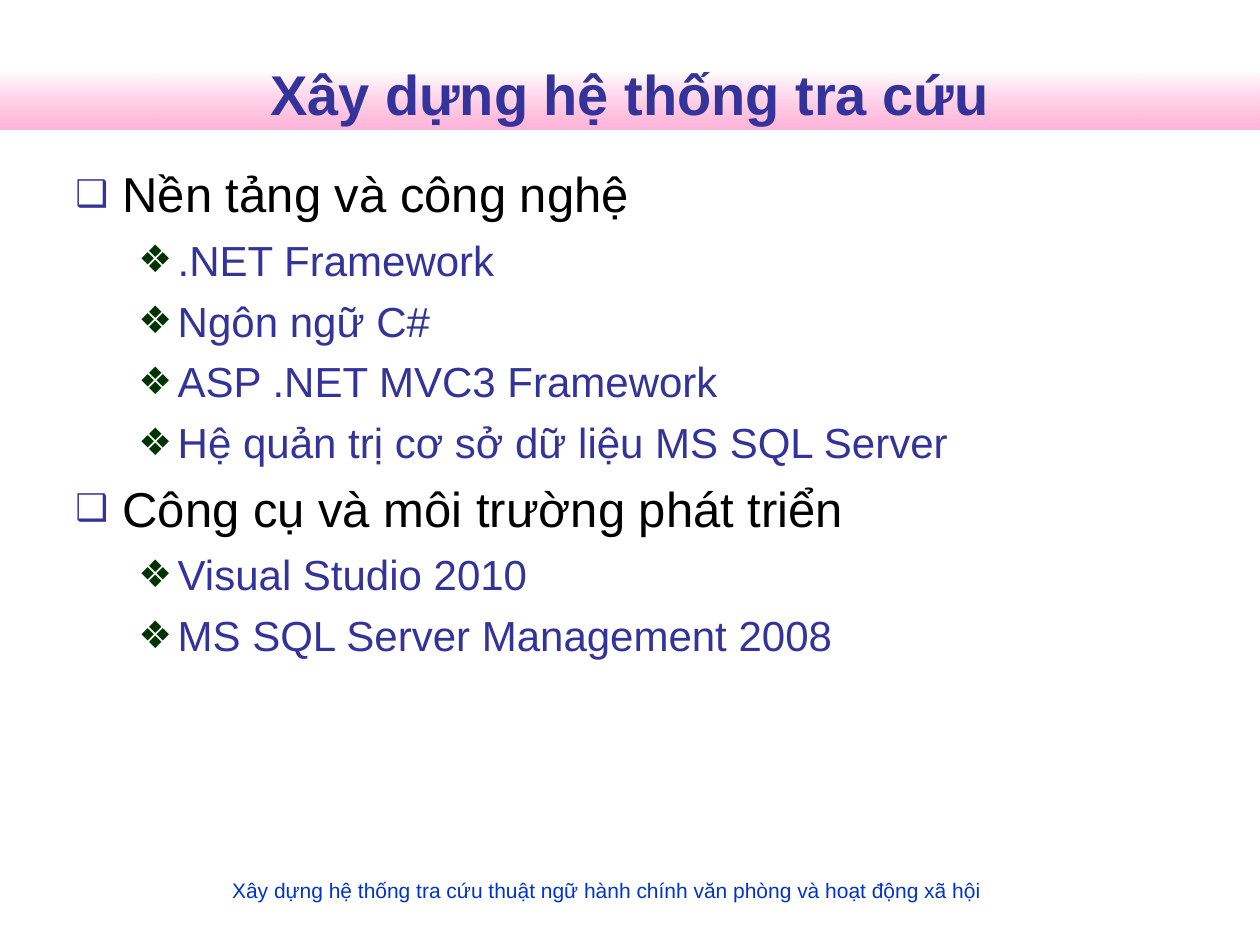
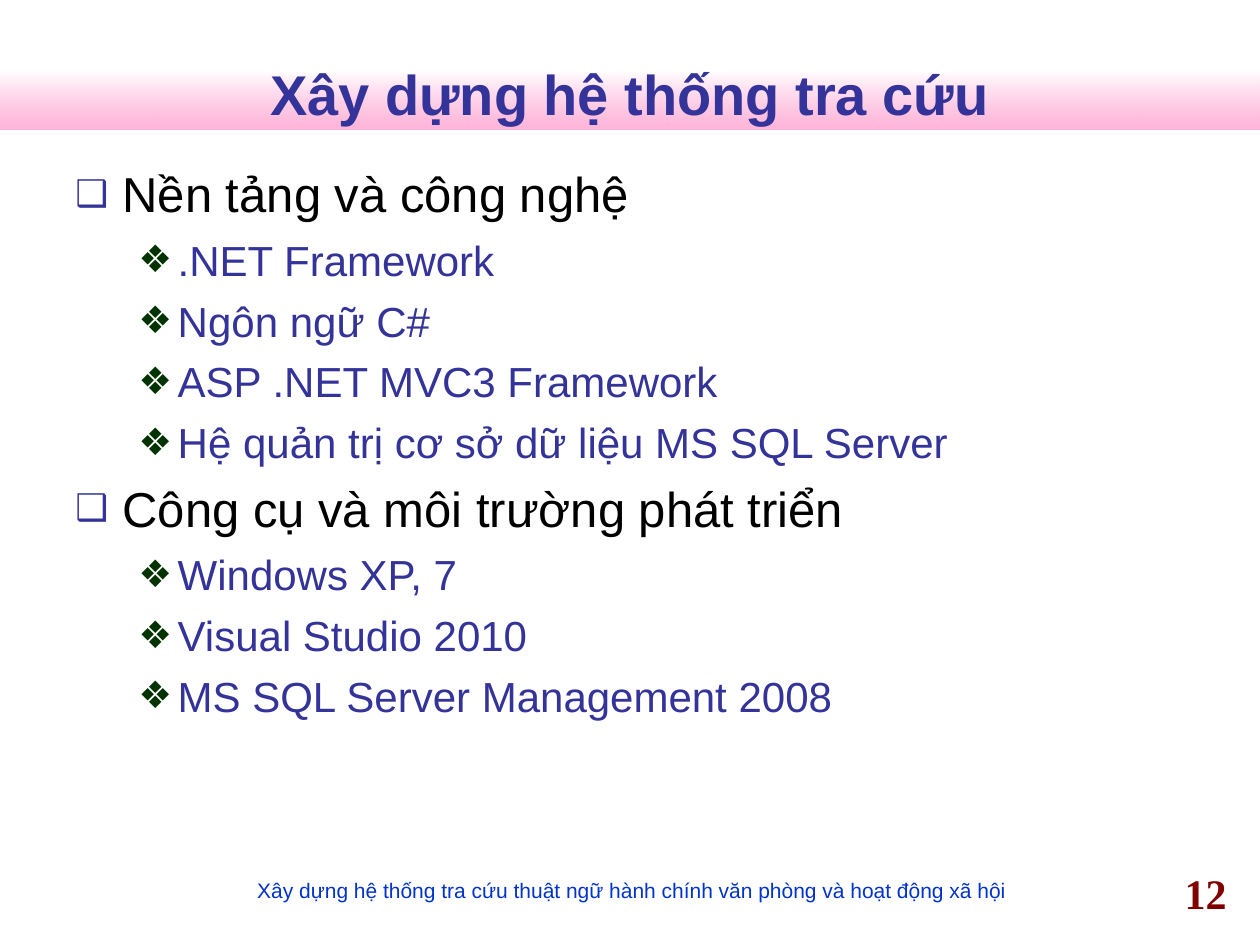
Before and after one commit to nguyentk90/tra-cuu-thuat-ngu-hanh-chinh, a slide deck: slide 12 of Documents/slideN2013.ppt. Drawn at 1260x945 pixels with LibreOffice and Linux fonts; fonts in the diff are those of the drawing; background and template pictures are left out. Boxes give left, top, right and bottom in pixels: in the first picture for what was removed or moved away, otherwise in the second. Text is boxed around its words. In the diff, an @@ line names an element or a change of style, - is before the commit and + after.

```diff
--- a/Documents/slideN2013.ppt
+++ b/Documents/slideN2013.ppt
@@ text at (178,559,457,596): paragraph added @@
+  ❖ Windows XP, 7
@@ text "Xây dựng hệ thống tra ...": place and size @@
-text "Xây dựng hệ thống tra ..." at (232,882,980,902)
+text "Xây dựng hệ thống tra ..." at (257,882,1005,902)
@@ page number added at (1185,881,1227,909), 24 pt, text #800000, bold @@
+12
```
Also in this commit, not shown: 14 other slides changed, 2 slides added, 3 slides removed, 1 other file.
